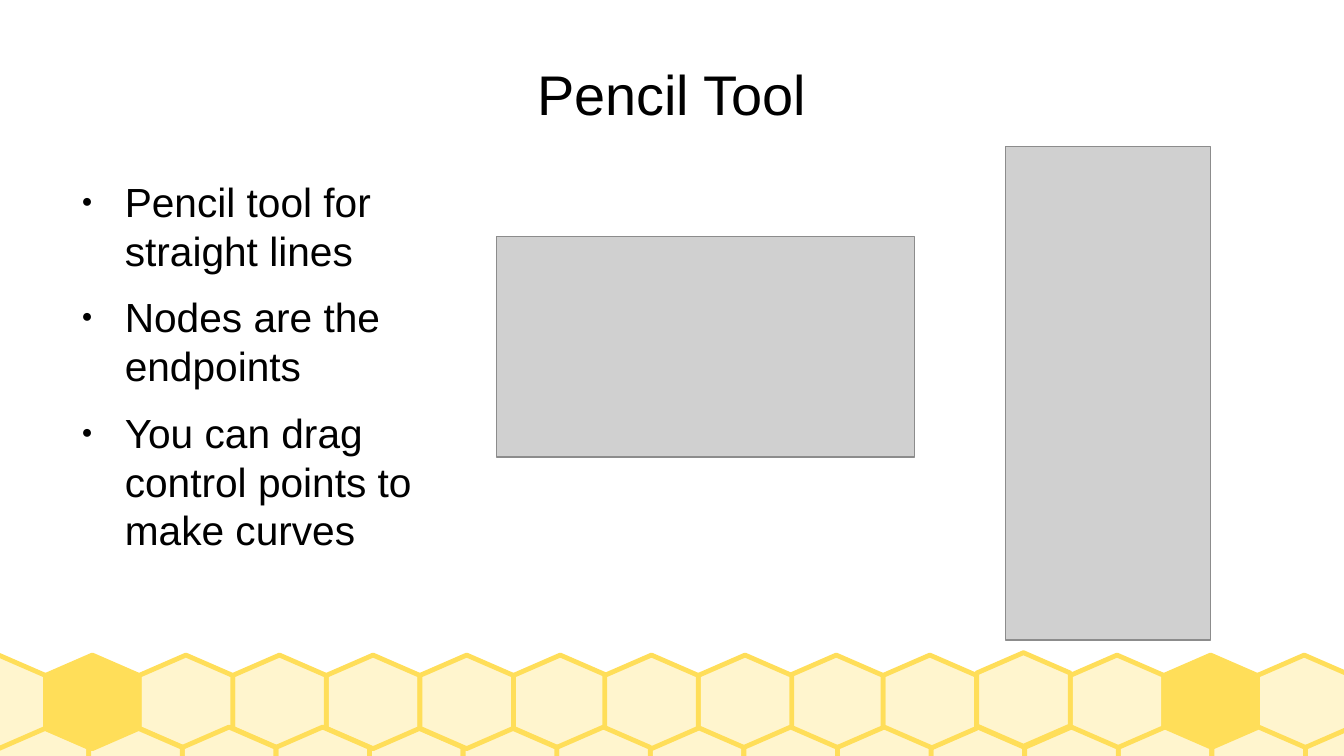
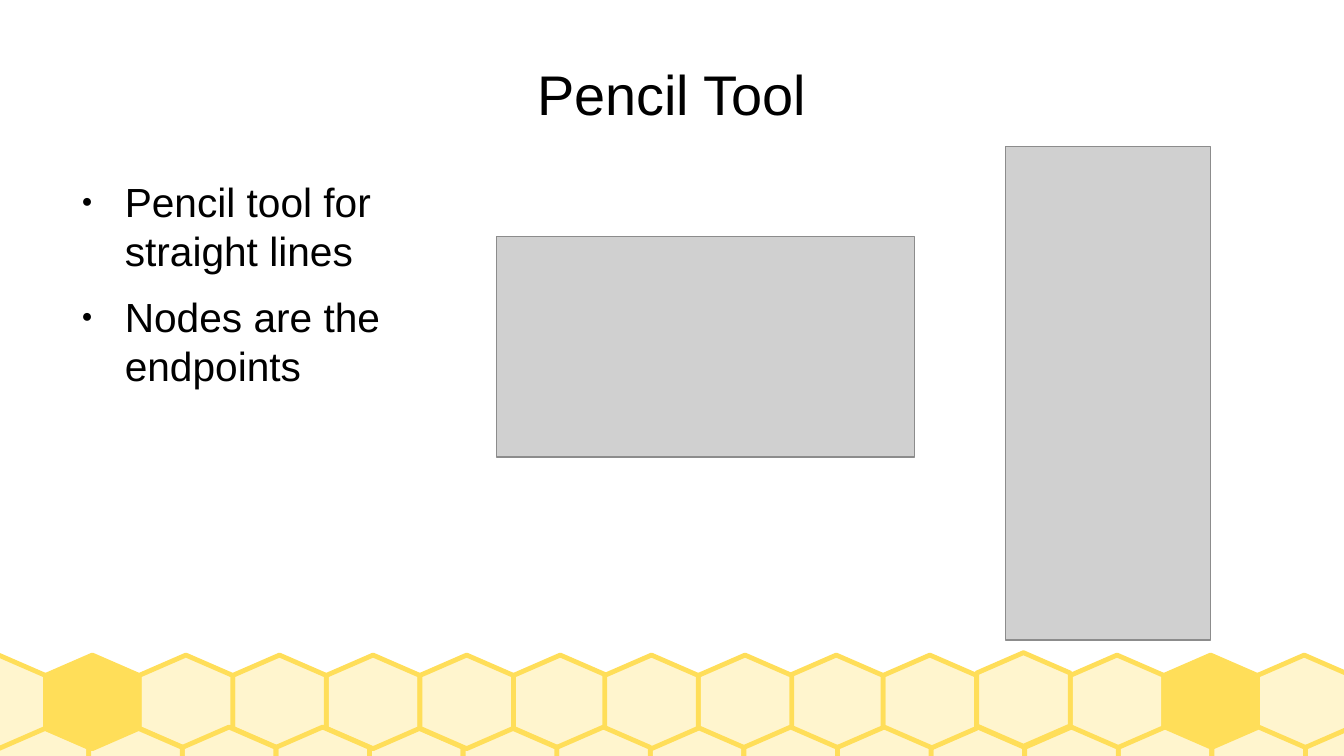
Before and after one commit to jarney/SparkStudioSalem-IndustrialLaserCutters, a slide deck: slide 14 of Training-GeneralPublic.odp. Drawn at 1344x756 pixels with LibreOffice and Linux fonts; fonts in the diff are those of the drawing; grey boxes stand for pictures. Boxes give left, top, right and bottom in pixels: in the first picture for what was removed or moved away, otherwise in the second. Text is boxed around its words. In the diff, an @@ line names an element or a change of style, - is before the commit and + after.

```diff
--- a/Training-GeneralPublic.odp
+++ b/Training-GeneralPublic.odp
@@ text at box(125, 418, 412, 546): paragraph removed @@
-● You can drag control points to make curves
```
Also in this commit, not shown: 12 other slides changed, 6 slides added, 1 slide removed, 3 other files.
